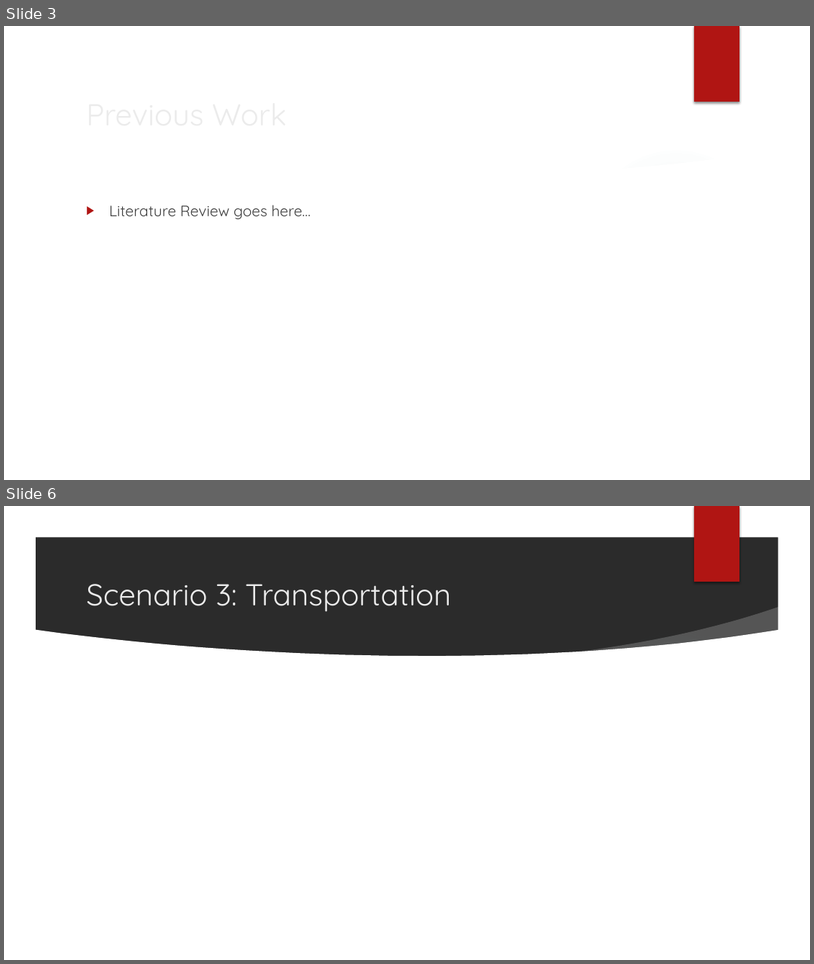
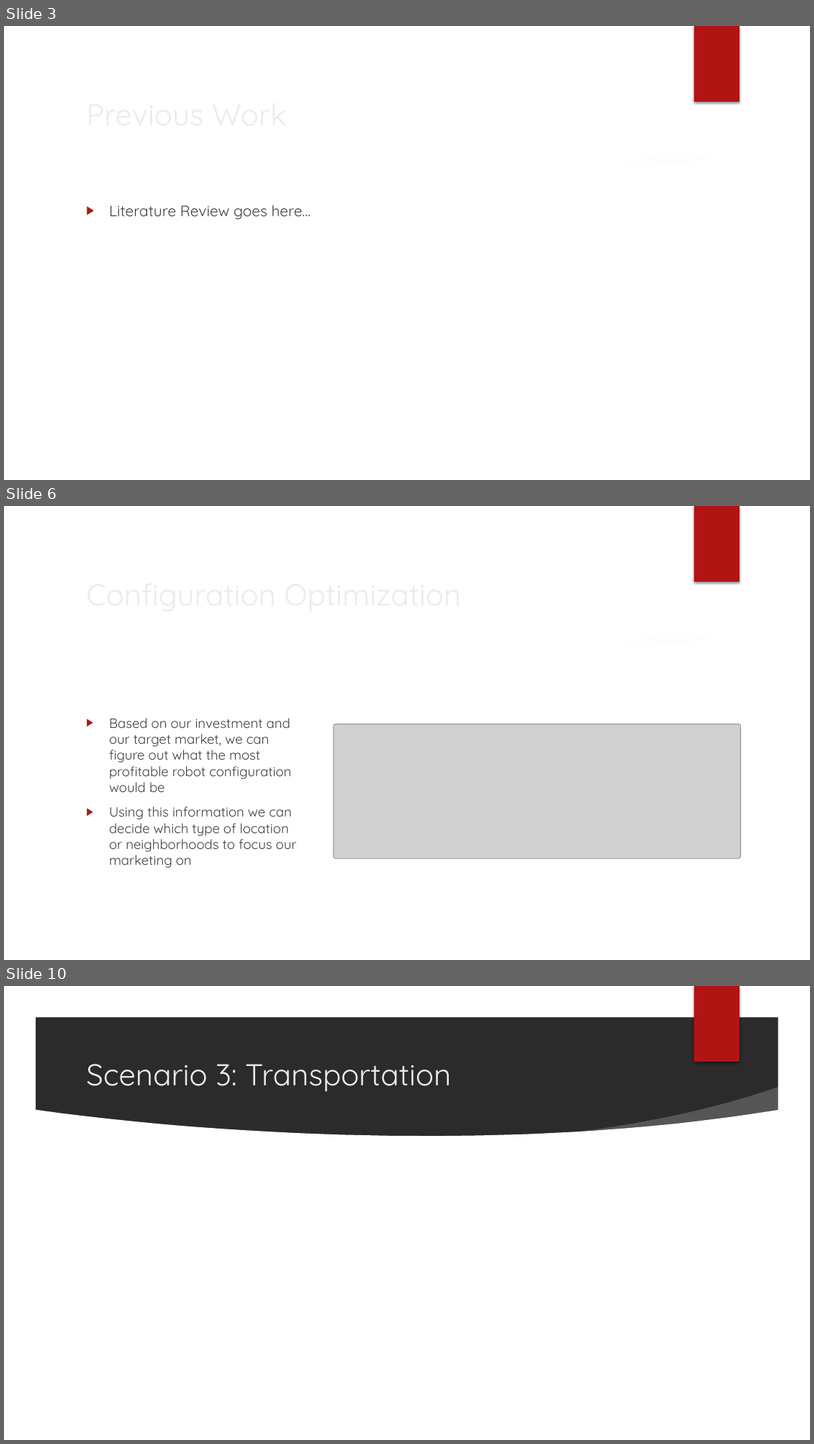
Before and after one commit to cwhd/cobot-operations, a slide deck: Cobot Cleaners.pptx. Shown one above the other, each under a label of ours: slides 3 and 6 before the commit, slides 3, 6 and 10 after it; the slides between them are not shown. The pictures are 814x964 and 814x1444 pixels, drawn with LibreOffice and Linux fonts; fonts in the diff are those of the drawing; grey boxes stand for pictures; background and template pictures are left out; a plain dark background stands for a picture behind light text. Boxes give left, top, right and bottom in pixels: in the first picture for what was removed or moved away, otherwise in the second. Text is boxed around its words. In the diff, an @@ line names an element or a change of style, - is before the commit and + after.

```diff
--- a/Cobot Cleaners.pptx
+++ b/Cobot Cleaners.pptx
@@ slide 6 added at (4, 506, 810, 960), background picture (left out); not listed: 7 template elements that a slide beside it also shows @@
@@ title added at (80, 570, 664, 617), 36 pt, text #EBEBEB @@
+Configuration Optimization
@@ text added at (109, 718, 297, 867), 16 pt, text #404040 @@
+▶ Based on our investment and our target market, we can figure out what the most profitable robot configuration would be
+▶ Using this information we can decide which type of location or neighborhoods to focus our marketing on
@@ picture added at (334, 723, 741, 858) @@
@@ what was slide 6 is now slide 10 @@
```
Also in this commit, not shown: 2 slides changed, 4 other slides added, 1 slide removed, 1 other file.
